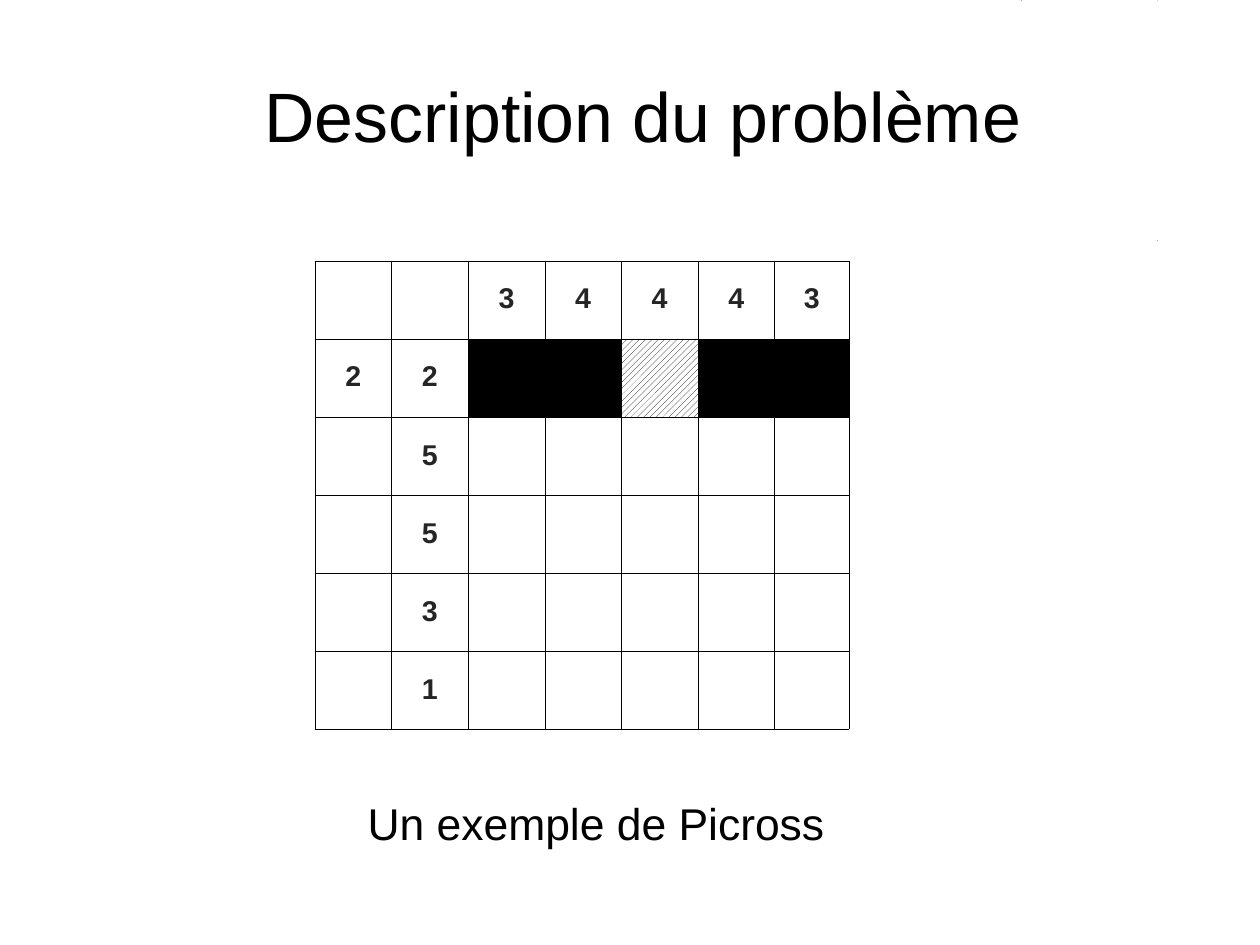
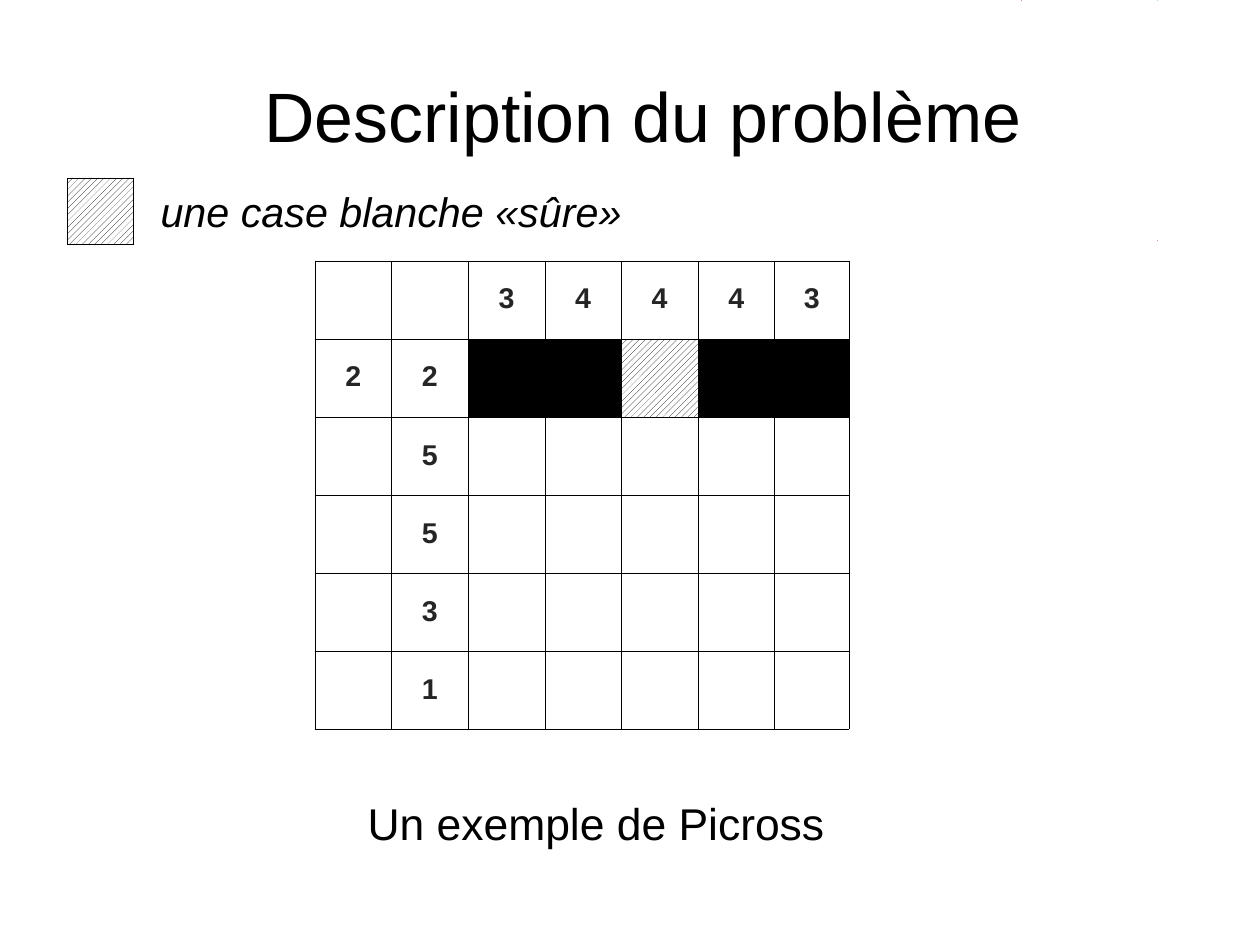
Before and after one commit to benaisc/Picross, a slide deck: slide 6 of presentation.odp. Drawn at 1260x945 pixels with LibreOffice and Linux fonts; fonts in the diff are those of the drawing. Boxes give left, top, right and bottom in pixels: in the first picture for what was removed or moved away, otherwise in the second. Text is boxed around its words. In the diff, an @@ line names an element or a change of style, - is before the commit and + after.

```diff
--- a/presentation.odp
+++ b/presentation.odp
@@ table added at (67, 178, 134, 245), 1 rows, 1 columns @@
+
@@ subtitle added at (161, 197, 621, 228), 26 pt, text #000000, italic @@
+une case blanche «sûre»
```
Also in this commit, not shown: 9 other slides changed.
